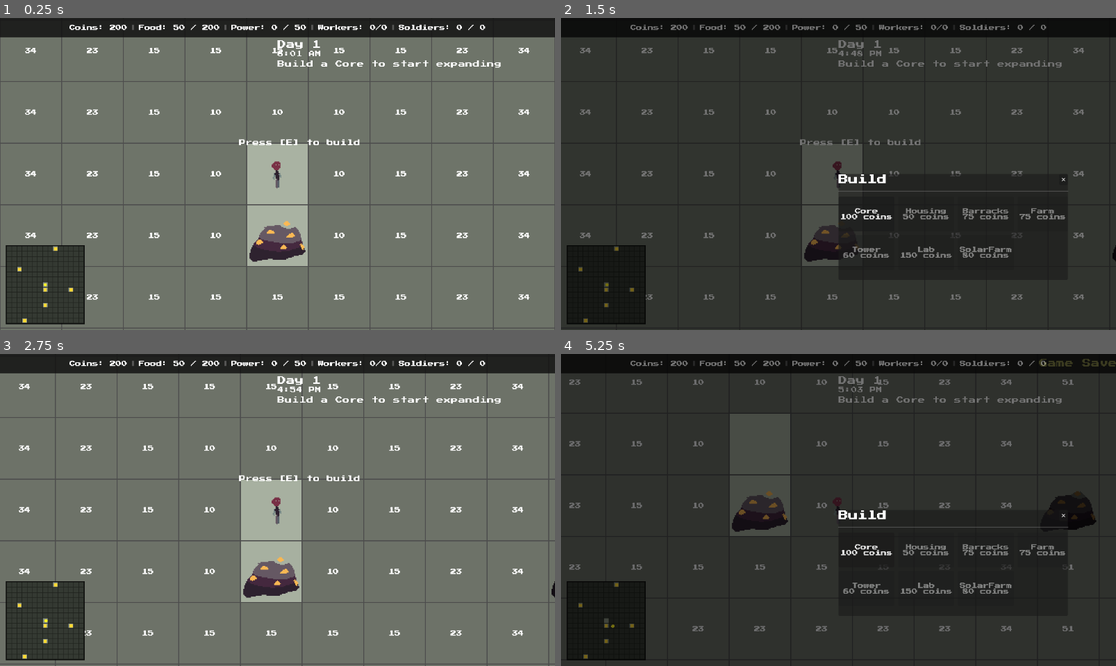
Above: before the commit, frames 1-4 (two rows, left to right).
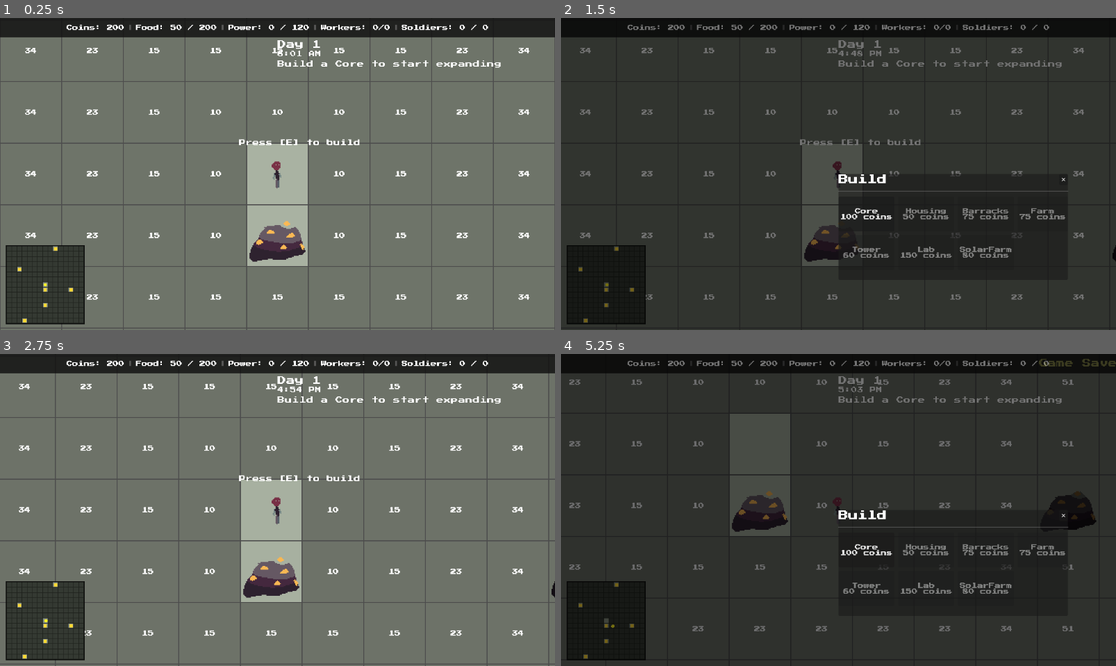
Above: after the commit, the same moments.

Repository: alecray/base-defense-game
Game: Godot game, scene res://scenes/main.tscn
The game is run twice, just before and just after one commit, with the same random seed, the same clock (stepped at 60 frames per second) and the same inputs.
Inputs (mouse positions are in pixels of both pictures, inside the frame that each line leads up to):
- Up to frame 1 (0.25 s): no input
- Up to frame 2 (1.5 s): tap E at 0.5 s; move the mouse to (960, 158) at 0.52 s; hold D 0.53-1.25 s; tap U at 0.6 s; click (960, 158) at 0.67 s; click "Skip to Dusk" at 1.25 s
- Up to frame 3 (2.75 s): click "✕" at 2 s
- Up to frame 4 (5.25 s): tap E at 2.75, 2.85 s; move the mouse to (727, 525) at 2.77 s; hold S 2.78-3.53 s; move the mouse to (894, 441) at 3.52 s; hold D 3.53-4.28 s; tap Z at 3.6 s; move the mouse to (810, 572) at 4.27 s; hold W 4.28-5 s; tap U at 4.35 s; click (810, 572) at 4.42 s; click "Skip to Dusk" at 5 s

The runs differ from the first frame. In frame 1, 0.7% of the frame differs, in the area x 11-88%, y 2-5%; in frame 2, 0.5%; in frame 3, 0.7%; in frame 4, 0.6%.

Commit message:
Increase solar power to 6/tick and raise base power cap to 120.
One solar farm now sustains 3 turrets through a full night cycle. Power cap upgrade amount raised to 60 to stay proportional.

Co-Authored-By: Claude Sonnet 4.6 <noreply@anthropic.com>

Diff:
--- a/scripts/constants.gd
+++ b/scripts/constants.gd
@@ -62,13 +62,13 @@
 ## Solar Farm
 const SOLAR_FARM_MAX_HP: int = 100
 const SOLAR_FARM_POWER_INTERVAL: float = 4.0
-const SOLAR_FARM_POWER_AMOUNT: int = 3
+const SOLAR_FARM_POWER_AMOUNT: int = 6
 
 ## Power
 const STARTING_POWER: int = 0
-const POWER_CAP_BASE: int = 50
+const POWER_CAP_BASE: int = 120
 const POWER_CAP_UPGRADE_COST: int = 150
-const POWER_CAP_UPGRADE_AMOUNT: int = 50
+const POWER_CAP_UPGRADE_AMOUNT: int = 60
 
 ## Food Cap
 const FOOD_CAP_BASE: int = 200
